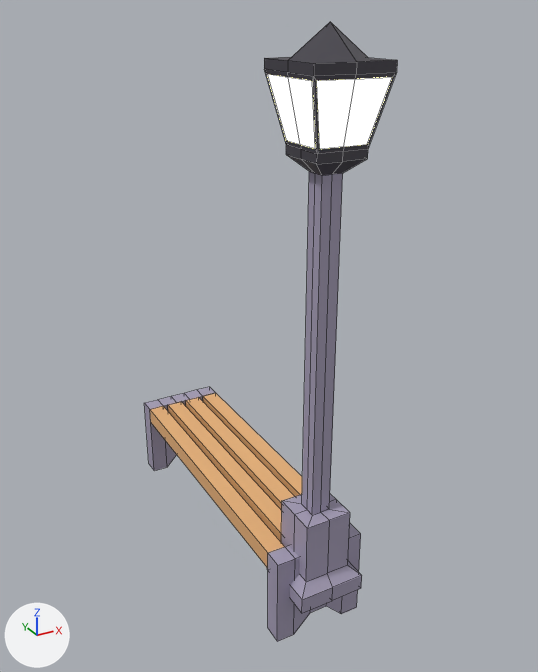
An edit to the FBX model Full Game/Assets/art/architect/flashlight.fbx, drawn before and after from the same camera.
Both versions are drawn from a camera (50 mm lens) standing at (-6.79, -10.38, 11.08) and looking at (0.47, 2.83, 4.48). Lighting does not change. The marker at lower left points along +X, +Y and +Z. The first picture is the older version. Mesh edges are drawn as thin lines. Where no turn or scale is listed for an object, it has been applied to the vertices.
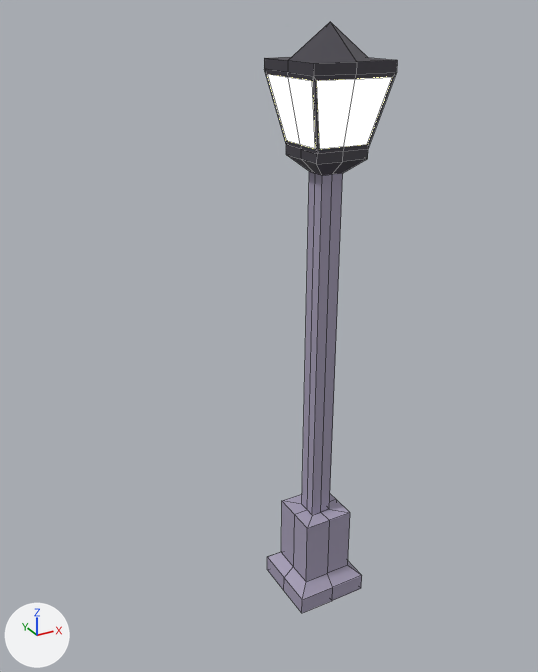
The newer file is also rescaled (x0.14), turned or shifted as a whole; pictures and numbers use the older file's frame.

Scene script edits in JSON lines:
```json
{"op": "remove", "block": "ob_cube", "code": ["ob_cube = bpy.data.objects.new('Cube', me_cube_001)", "ob_cube.location = (0.0, 0.0, 0.0)"]}
```

What differs and where, as boxes (x1, y1, x2, y2) in the pictures (538 x 672 px):
```json
{"object": "Cube", "change": "deleted", "before": [144, 387, 361, 642], "faces in mat_material_002 (beige #e7b077)": [150, 393, 302, 568], "faces in mat_material_001 (grey #a59db6)": [144, 387, 361, 642]}
```
